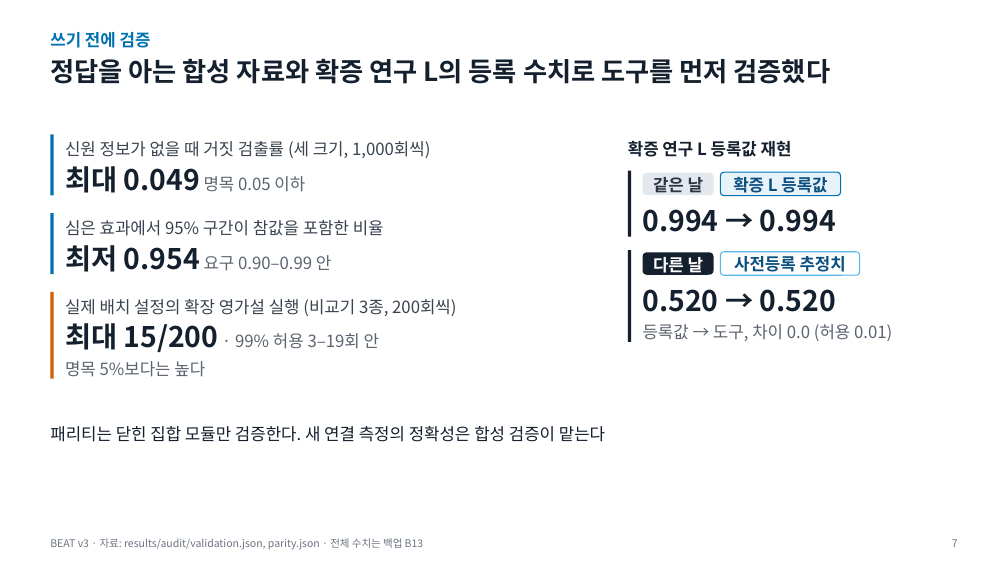
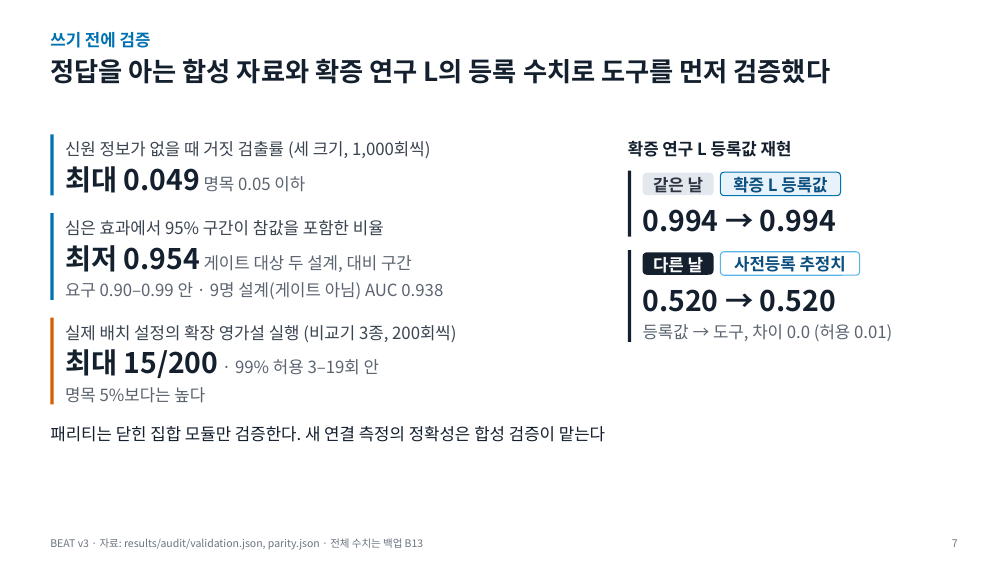
Before and after one commit to gigalove6783-pixel/beat-eeg-privacy, a slide deck: slide 7 of presentation/BEAT_v3_talk.pptx. Drawn at 1008x567 pixels with LibreOffice and Linux fonts; fonts in the diff are those of the drawing. Boxes give left, top, right and bottom in pixels: in the first picture for what was removed or moved away, otherwise in the second. Text is boxed around its words. In the diff, an @@ line names an element or a change of style, - is before the commit and + after.

```diff
--- a/presentation/BEAT_v3_talk.pptx
+++ b/presentation/BEAT_v3_talk.pptx
@@ line moved from (52, 213) - (52, 274) to (52, 213) - (52, 300) @@
@@ text added at box(65, 245, 412, 272), 16 pt, text #5B6470 @@
+최저 0.954 게이트 대상 두 설계, 대비 구간
@@ text at box(65, 282, 443, 299): text changed @@
-최저 0.954 요구 0.90–0.99 안
+요구 0.90–0.99 안 · 9명 설계(게이트 아님) AUC 0.938
@@ 3 texts, 1 line: place and size @@
-3 texts, 1 line at box(52, 292, 456, 379)
+3 texts, 1 line at box(52, 318, 456, 405)
```
Also in this commit, not shown: 9 other slides changed, 12 other files.
